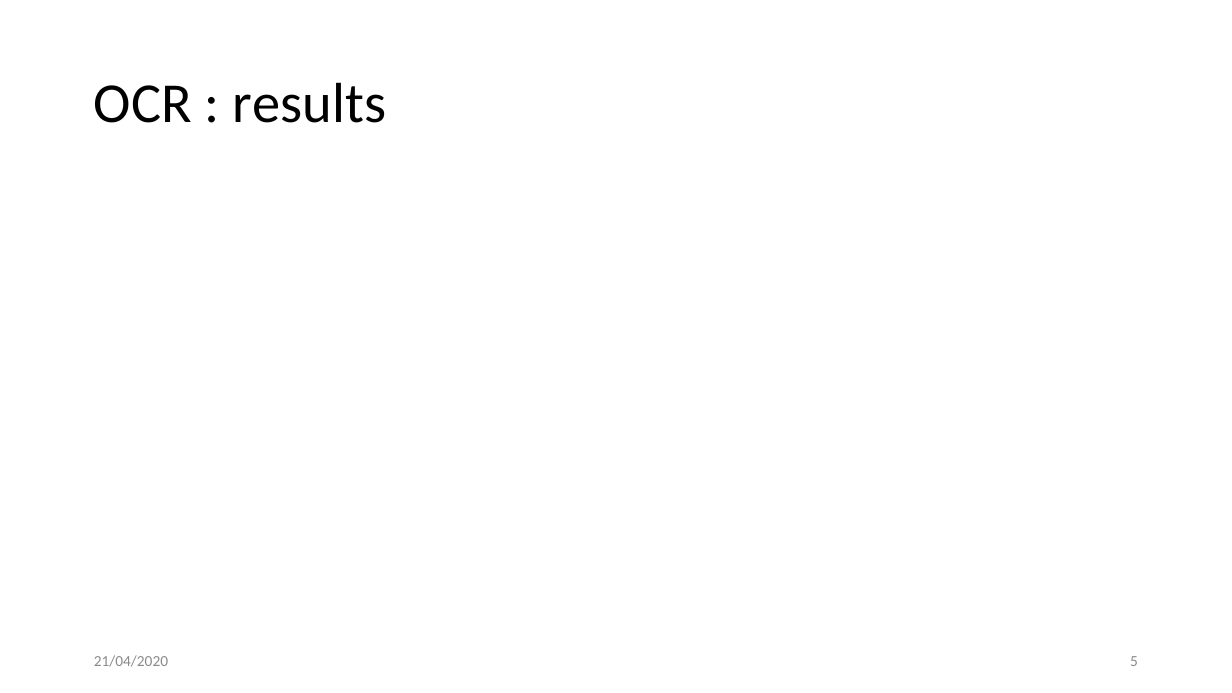
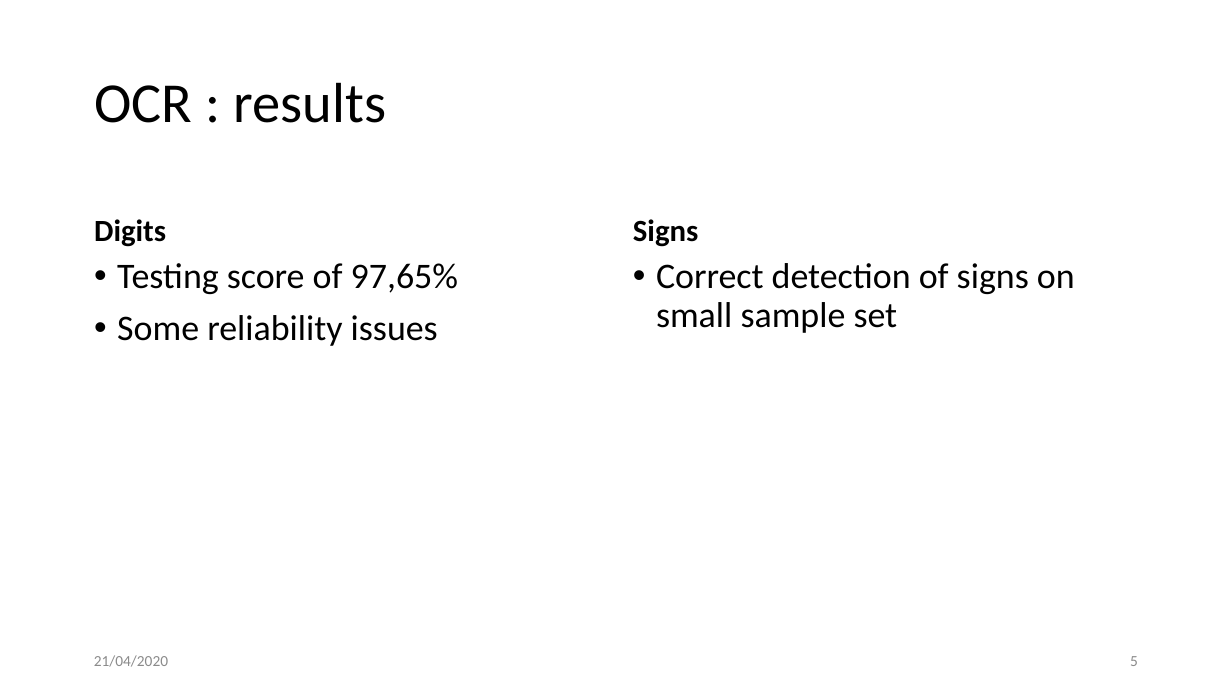
Before and after one commit to JambonSama/image_analysis_and_pattern_recognition_labs, a slide deck: slide 5 of project/presentation.pptx. Drawn at 1232x693 pixels with LibreOffice and Linux fonts; fonts in the diff are those of the drawing; background and template pictures are left out. Boxes give left, top, right and bottom in pixels: in the first picture for what was removed or moved away, otherwise in the second. Text is boxed around its words. In the diff, an @@ line names an element or a change of style, - is before the commit and + after.

Commit message:
modified: Presentation, added text for OCR slides

```diff
--- a/project/presentation.pptx
+++ b/project/presentation.pptx
@@ text added at [94, 219, 166, 247], 24 pt, text #000000, bold @@
+Digits
@@ text added at [633, 219, 698, 247], 24 pt, text #000000, bold @@
+Signs
@@ text added at [117, 263, 458, 346], 28 pt, text #000000 @@
+• Testing score of 97,65%
+• Some reliability issues
@@ text added at [656, 263, 1075, 333], 28 pt, text #000000 @@
+• Correct detection of signs on small sample set
```
Also in this commit, not shown: 1 other slide changed.
